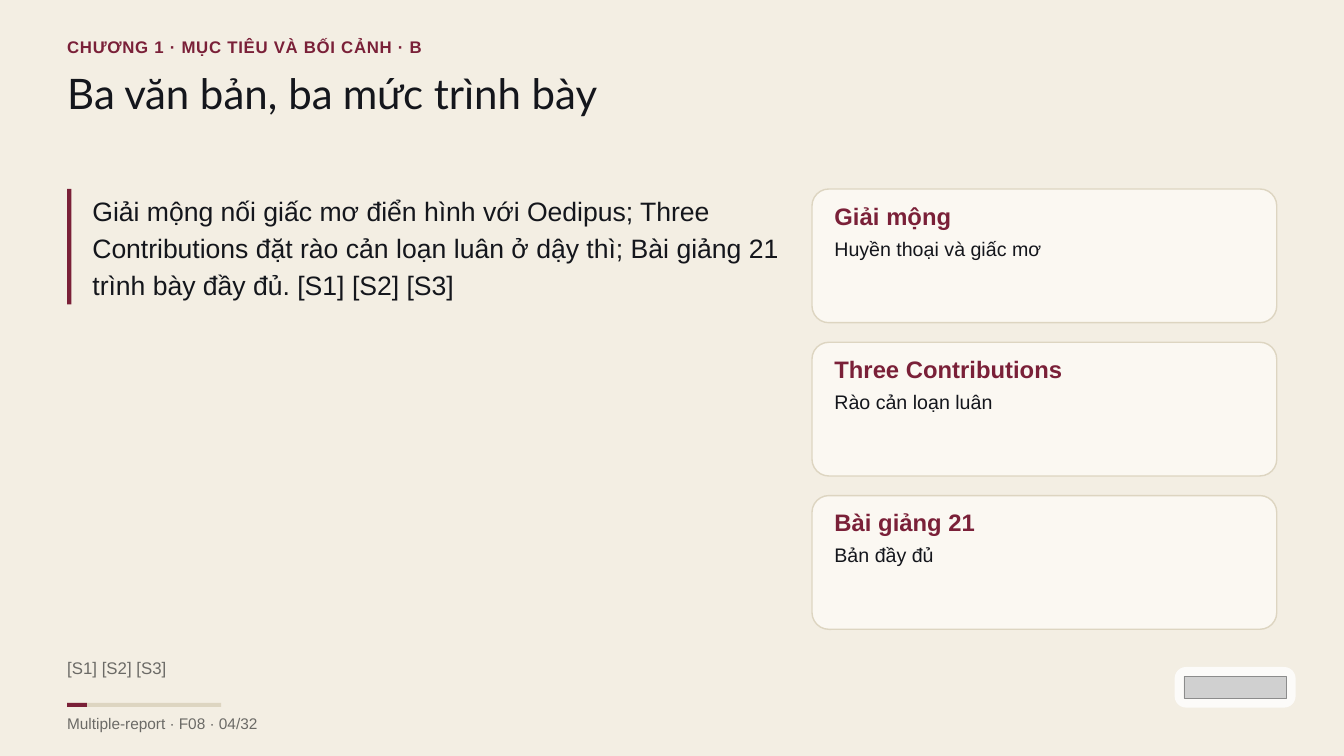
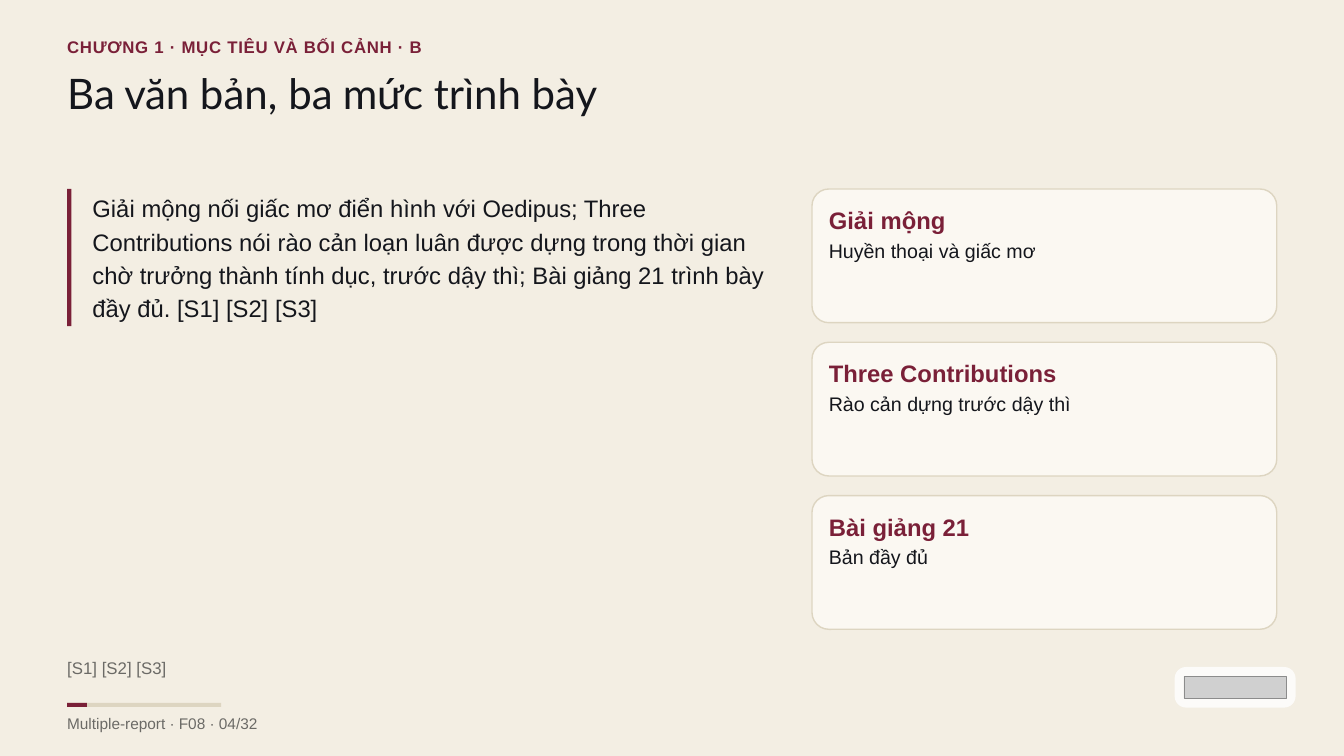
Before and after one commit to vohoailinh90/Multiple-report, a slide deck: slide 4 of psychology-knowledge/01-Sigmund-Freud/visuals/f08.pptx. Drawn at 1344x756 pixels with LibreOffice and Linux fonts; fonts in the diff are those of the drawing; grey boxes stand for pictures. Boxes give left, top, right and bottom in pixels: in the first picture for what was removed or moved away, otherwise in the second. Text is boxed around its words. In the diff, an @@ line names an element or a change of style, - is before the commit and + after.

```diff
--- a/psychology-knowledge/01-Sigmund-Freud/visuals/f08.pptx
+++ b/psychology-knowledge/01-Sigmund-Freud/visuals/f08.pptx
@@ background #FFFFFF to #F3EEE3 @@
@@ rectangle removed at bbox=[0, 0, 1344, 756] @@
@@ rectangle: place and size @@
-rectangle at bbox=[67, 189, 71, 304]
+rectangle at bbox=[67, 189, 71, 326]
@@ text at bbox=[92, 198, 763, 322]: text changed; size 28.5 to 25.5 pt @@
-Giải mộng nối giấc mơ điển hình với Oedipus; Three Contributions đặt rào cản loạn luân ở dậy thì; Bài giảng 21 trình bày đầy đủ. [S1] [S2] [S3]
+Giải mộng nối giấc mơ điển hình với Oedipus; Three Contributions nói rào cản loạn luân được dựng trong thời gian chờ trưởng thành tính dục, trước dậy thì; Bài giảng 21 trình bày đầy đủ. [S1] [S2] [S3]
@@ text "Giải mộng": place and size @@
-text "Giải mộng" at bbox=[834, 207, 951, 230]
+text "Giải mộng" at bbox=[829, 211, 946, 234]
@@ text "Huyền thoại và giấc mơ": place and size @@
-text "Huyền thoại và giấc mơ" at bbox=[834, 241, 1041, 260]
+text "Huyền thoại và giấc mơ" at bbox=[829, 243, 1035, 262]
@@ text "Three Contributions": place and size @@
-text "Three Contributions" at bbox=[834, 360, 1062, 379]
+text "Three Contributions" at bbox=[829, 364, 1056, 383]
@@ text at bbox=[829, 396, 1071, 415]: text changed @@
-Rào cản loạn luân
+Rào cản dựng trước dậy thì
@@ text "Bài giảng 21": place and size @@
-text "Bài giảng 21" at bbox=[834, 513, 974, 536]
+text "Bài giảng 21" at bbox=[829, 518, 969, 541]
@@ text "Bản đầy đủ": place and size @@
-text "Bản đầy đủ" at bbox=[834, 547, 934, 566]
+text "Bản đầy đủ" at bbox=[829, 549, 928, 568]
```
Also in this commit, not shown: 1 other slide changed, 2 other files.
